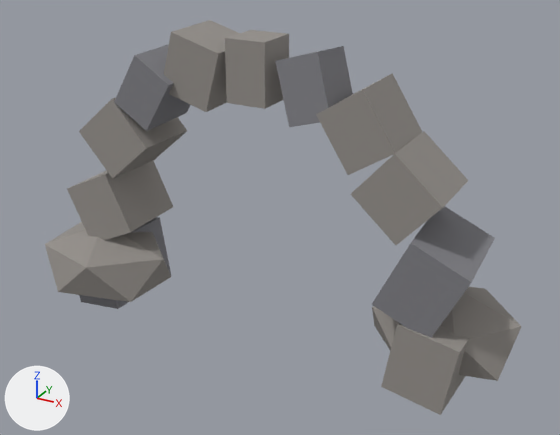
The glTF model public/assets/models/rock_arch.glb, before and after one commit.
Rendered twice from a 50 mm lens placed at (5.33, -9.12, 6.26), pointed at (0.31, -0.01, 1.7). The axes (+X, +Y, +Z) are drawn at lower left. The lights are the same throughout. The picture after the commit comes second. Vertices at exactly the same position are counted once.

Names of what the first picture shows: 'rock_arch'.
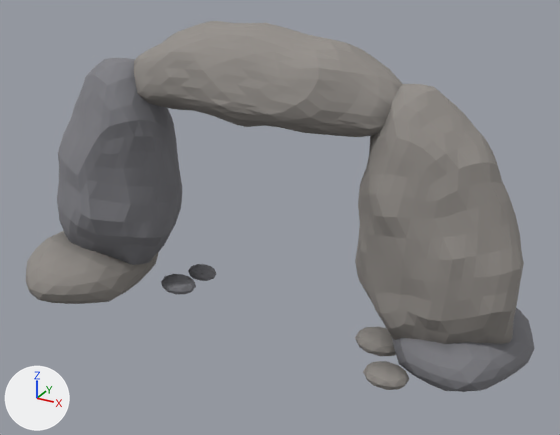
Changed parts and their boxes (x1, y1, x2, y2) in the pictures (560 x 435 px):
'rock_arch', reshaped (7% wider, 6% shorter)
    before: (45, 20, 522, 415)
    after: (26, 21, 535, 392)
part 1 of me_rock_arch_seg0, added
    after: (161, 274, 196, 294)
part 2 of me_rock_arch_seg0, added
    after: (188, 264, 216, 281)
part 3 of me_rock_arch_seg0, added
    after: (355, 327, 396, 356)
part 4 of me_rock_arch_seg0, added
    after: (363, 361, 409, 390)
part 5 of me_rock_arch_seg0, rebuilt
    before: (372, 287, 522, 381)
    after: (391, 308, 535, 392)
part 6 of me_rock_arch_seg0, rebuilt
    before: (45, 222, 171, 302)
    after: (26, 231, 158, 304)
part 7 of me_rock_arch_seg0, added
    after: (57, 58, 182, 265)
part 8 of me_rock_arch_seg0, added
    after: (355, 84, 524, 344)
part 9 of me_rock_arch_seg0, added
    after: (133, 21, 403, 137)
part 10 of me_rock_arch_seg0, deleted
    before: (225, 30, 289, 109)
part 11 of me_rock_arch_seg0, deleted
    before: (67, 20, 495, 415)

Edits to the bpy script that builds the scene:
```text
Change mat_rock_dark:
    where n0 = _N.new('ShaderNodeBsdfPrincipled'); n0.name = 'Principled BSDF'
    remove n0.inputs[0].default_value = (0.22, 0.22, 0.24, 1.0)  # 'Base Color', grey #818186
    add n2 = _N.new('ShaderNodeMix'); n2.name = 'Mix'
    add n2.data_type = 'RGBA'
    add n2.blend_type = 'MULTIPLY'
    add n2.inputs[0].default_value = 1.0  # 'Factor'
    add n2.inputs[7].default_value = (0.22, 0.22, 0.24, 1.0)  # 'B', grey #818186
    add n3 = _N.new('ShaderNodeVertexColor'); n3.name = 'Color Attribute'
    add _L.new(n2.outputs[2], n0.inputs[0])  # 'Result' to 'Base Color'
    add _L.new(n3.outputs[0], n2.inputs[6])  # 'Color' to 'A'
Change mat_rock_grey:
    where n0 = _N.new('ShaderNodeBsdfPrincipled'); n0.name = 'Principled BSDF'
    remove n0.inputs[0].default_value = (0.3, 0.28, 0.26, 1.0)  # 'Base Color', grey #95908b
    add n2 = _N.new('ShaderNodeMix'); n2.name = 'Mix'
    add n2.data_type = 'RGBA'
    add n2.blend_type = 'MULTIPLY'
    add n2.inputs[0].default_value = 1.0  # 'Factor'
    add n2.inputs[7].default_value = (0.3, 0.28, 0.26, 1.0)  # 'B', grey #95908b
    add n3 = _N.new('ShaderNodeVertexColor'); n3.name = 'Color Attribute'
    add _L.new(n2.outputs[2], n0.inputs[0])  # 'Result' to 'Base Color'
    add _L.new(n3.outputs[0], n2.inputs[6])  # 'Color' to 'A'
Change me_rock_arch_seg0:
    used by ob_rock_arch; location = (0.0, 0.0, 0.0)
    remove me_rock_arch_seg0.from_pydata(...)  # 112 vertices, 172 faces; spans x -3.89..3.84, y -1.16..1.16, z -0.36..4.35
    add me_rock_arch_seg0.from_pydata(...)  # 2418 vertices, 4800 faces; spans x -4.03..4.02, y -1.6..1.59, z -0.29..4.48
    me_rock_arch_seg0 part 1: a new loose piece, an icosphere of 80 faces spanning x -1.92..-1.32, y -0.22..0.26, z -0.07..0.23, in mat_rock_dark
    me_rock_arch_seg0 part 2: a new loose piece, an icosphere of 80 faces spanning x -1.76..-1.26, y 0.35..0.76, z -0.04..0.2, in mat_rock_dark
    me_rock_arch_seg0 part 3: a new loose piece, an icosphere of 80 faces spanning x 1.6..2.32, y -0.28..0.3, z -0.09..0.25, in mat_rock_grey
    me_rock_arch_seg0 part 4: a new loose piece, an icosphere of 80 faces spanning x 2.04..2.66, y -0.98..-0.48, z -0.07..0.23, in mat_rock_grey
    me_rock_arch_seg0 part 5: the loose piece of 12 vertices spanning x 1.73..3.84, y -0.46..1.16, z -0.28..1.08 is rebuilt with 162 vertices and now spans x 2.07..4.02, y -0.75..1.59, z -0.2..0.87, in mat_rock_dark
    me_rock_arch_seg0 part 6: the loose piece of 12 vertices spanning x -3.89..-1.61, y -1.16..0.46, z -0.28..1.08 is rebuilt with 162 vertices and now spans x -4.03..-2.11, y -1.6..0.75, z -0.29..0.86
    me_rock_arch_seg0 part 7: a new loose piece of 642 vertices spanning x -3.67..-1.51, y -1.04..0.71, z -0.26..3.8, in mat_rock_dark
    me_rock_arch_seg0 part 8: a new loose piece of 642 vertices spanning x 1.47..3.81, y -0.69..1.02, z -0.16..3.91, in mat_rock_grey
    me_rock_arch_seg0 part 9: a new loose piece of 642 vertices spanning x -2.33..2.4, y -0.74..0.75, z 3.07..4.48, in mat_rock_grey
    me_rock_arch_seg0 part 10: the loose piece of 8 vertices spanning x -0.3..0.3, y -0.4..0.28, z 3.43..4.31 is deleted
    me_rock_arch_seg0 part 11
    80 vertices are removed from x -3.36..3.34, y -0.71..0.73, z -0.36..4.35
    120 faces are deleted
```
